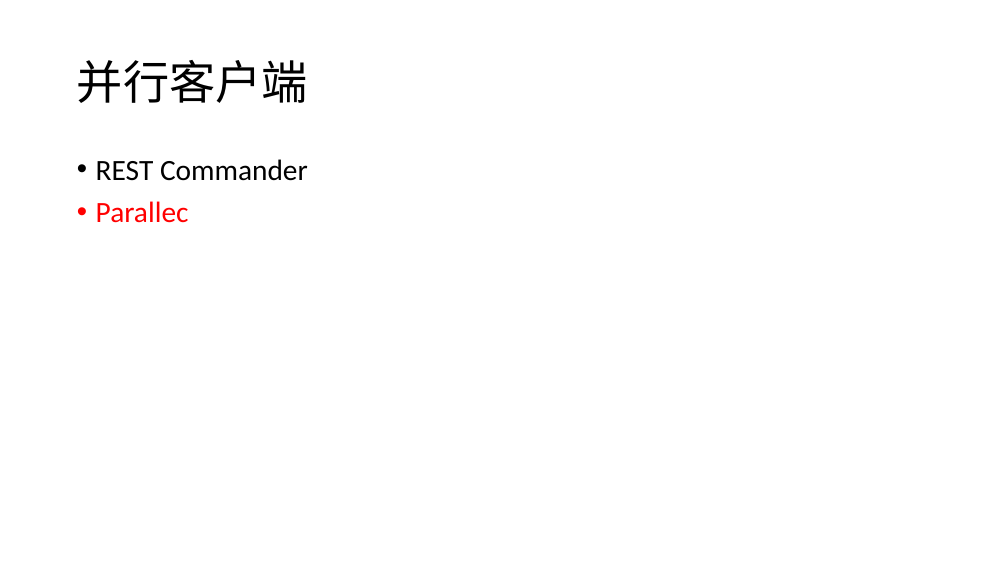
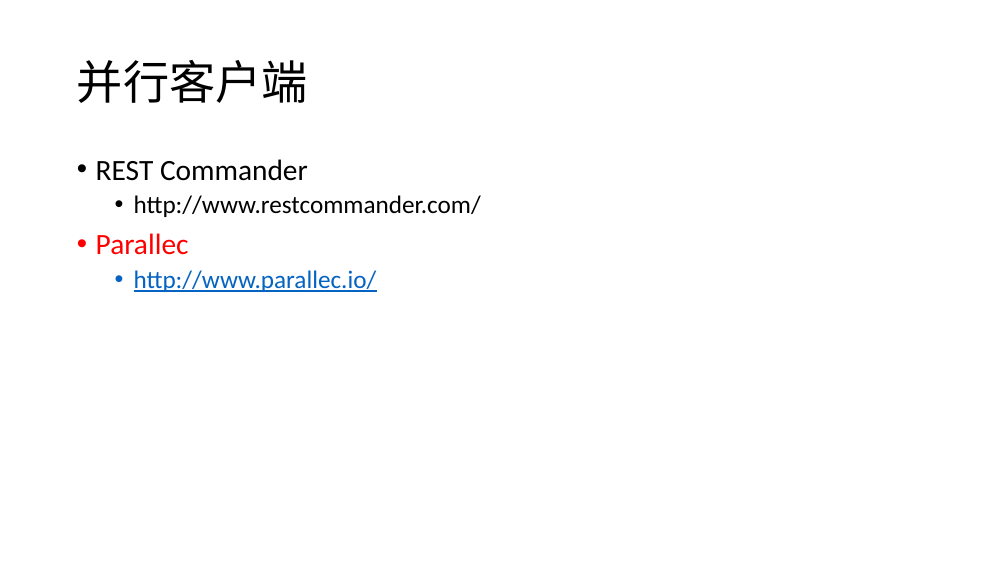
Before and after one commit to csliangdu/ExchangeAgg, a slide deck: slide 11 of doc/Coin.pptx (slide 2 before the commit). Drawn at 1008x567 pixels with LibreOffice and Linux fonts; fonts in the diff are those of the drawing. Boxes give left, top, right and bottom in pixels: in the first picture for what was removed or moved away, otherwise in the second. Text is boxed around its words. In the diff, an @@ line names an element or a change of style, - is before the commit and + after.

Commit message:
update pptx

```diff
--- a/doc/Coin.pptx
+++ b/doc/Coin.pptx
@@ text at [134,195,481,217]: paragraph added @@
+  • http://www.restcommander.com/
@@ text at [134,270,377,292]: paragraph added @@
+  • http://www.parallec.io/
```
Also in this commit, not shown: 3 other slides changed, 58 slides added, 1 slide removed.
